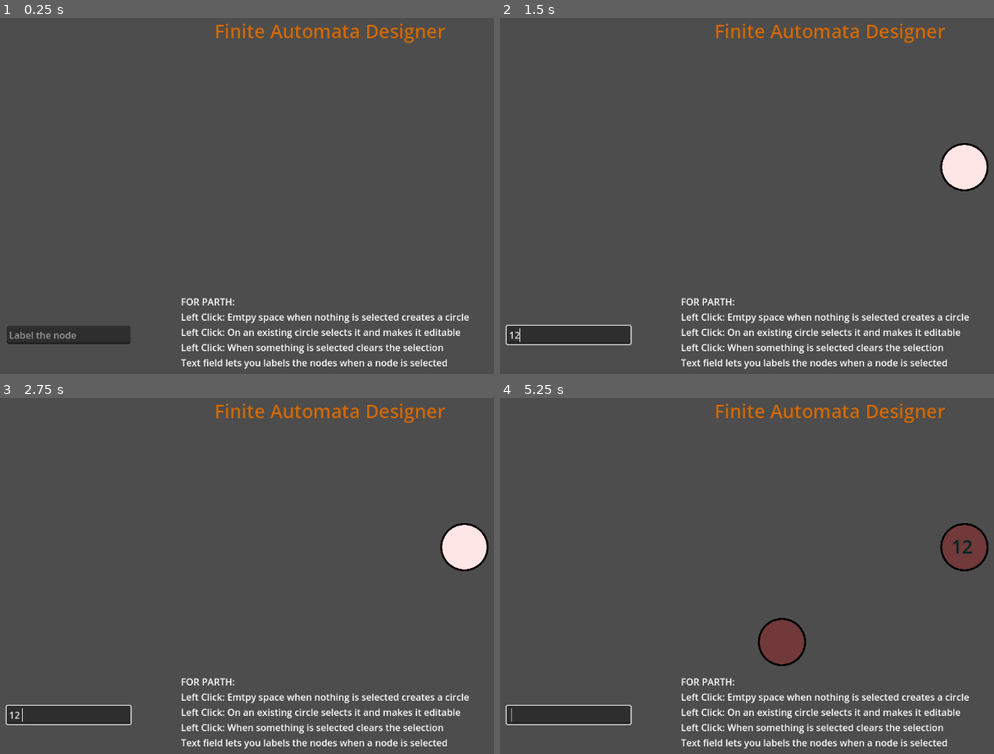
Above: before the commit, frames 1-4 (two rows, left to right).
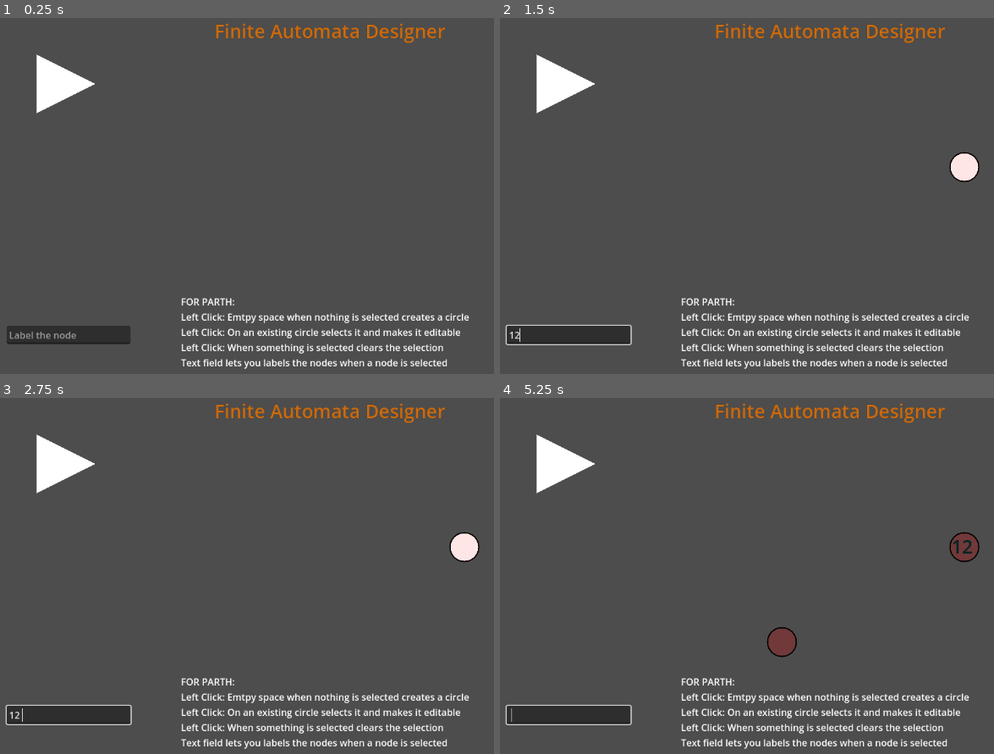
Above: after the commit, the same moments.

Repository: ParthP22/FiniteAutomataDesigner
Game: Godot game, scene res://main.tscn
Same seed, same stepped clock (60 frames per second), same inputs: the game is played once before the commit and once after it. The engine's default icon, where the game draws it, is replaced by a stand-in: a white triangle on a blue panel in a dark square.
Inputs (mouse positions are in pixels of both pictures, inside the frame that each line leads up to):
- Up to frame 1 (0.25 s): no input
- Up to frame 2 (1.5 s): click (569, 334) at 0.52 s; type "12" at 0.6 s; tap Enter at 1.25 s; move the mouse to (964, 167) at 1.27 s; hold Shift (shift_right_click) from 1.28 s (still down); click (964, 167) at 1.42 s
- Up to frame 3 (2.75 s): tap Space at 2 s; move the mouse to (464, 547) at 2.02 s; release Shift (shift_right_click) at 2.03 s; click (464, 547) at 2.1 s; tap Shift (shift_right_click) at 2.3 s
- Up to frame 4 (5.25 s): tap Enter at 2.75, 4.25 s; move the mouse to (885, 483) at 2.77 s; hold Shift (shift_right_click) 2.78-3.53 s; click (885, 483) at 2.92 s; tap Space at 3.5, 5 s; move the mouse to (781, 640) at 3.52 s; tap Shift (shift_right_click) at 3.6, 4.55, 5.1 s; click (781, 640) at 3.67 s; move the mouse to (781, 643) at 4.27 s; press the mouse at (781, 643) at 4.28 s; move the mouse to (613, 508) at 5.02 s; release the mouse at (613, 508) at 5.03 s; click (613, 508) at 5.17 s

The runs differ from the first frame. In frame 1, 1.0% of the frame differs, in the area x 7-20%, y 10-27%; in frame 2, 1.7%; in frame 3, 1.7%; in frame 4, 2.5%, in the area x 7-99%, y 10-76%.

Commit message:
Cont. of trying to draw arrows to show direction from one circle to another

Diff:
--- /dev/null
+++ b/finite-automata-designer/Arrow.tscn
@@ -0,0 +1,6 @@
+[gd_scene load_steps=2 format=3 uid="uid://cjni6lvjqg5dw"]
+
+[ext_resource type="Script" path="res://arrow.gd" id="1_ayvgo"]
+
+[node name="Node2D" type="Node2D"]
+script = ExtResource("1_ayvgo")
--- /dev/null
+++ b/finite-automata-designer/arrow.gd
@@ -0,0 +1,31 @@
+extends Node2D
+
+var node_rad = 26.1725006103516
+var start_node: RigidBody2D = null
+var end_node: RigidBody2D = null
+
+var arrow_head = Polygon2D.new()
+var arrow_shaft = Polygon2D.new()
+
+func _ready():
+	add_child(arrow_head)  # Ensure Polygon2D is part of the scene
+	arrow_head.color = Color(1, 0, 0, 1)  # Red color for visibility
+
+
+func _process(delta):
+	if start_node and end_node:
+		update_arrow()
+
+func update_arrow():
+	var start_pos = start_node.global_position
+	var end_pos = end_node.global_position
+
+	var distance = end_pos.distance_to(start_pos)
+	print(distance)
+
+	var t1 = preload("res://filler.tscn").instantiate()
+	var t2 = preload("res://filler.tscn").instantiate()
+	t1.position = start_pos
+	t2.position = end_pos
+	add_child(t1)
+	add_child(t2)
--- a/finite-automata-designer/fa_node.gd
+++ b/finite-automata-designer/fa_node.gd
@@ -21,10 +21,34 @@
 	_label.text = new_label_text
 
 func add_to_outgoing(node: Object):
-	_out_going_to.append(node)
+	if !_contains_node_out_going(node):
+		_out_going_to.append(node)
+
 
 func add_to_incoming(node: Object):
 	_incoming.append(node)
 
+func _contains_node_out_going(node: Object) -> bool:
+	for n in _out_going_to:
+		if node == n:
+			print("Arrow connecting from this node to the next already exists")
+			return true
+	return false
+
+func _contains_node_incoming(node: Object):
+	for n in _incoming:
+		if n == node:
+			print("The node already points to this one!!")
+			return true
+	return false
+func contains(node: Object):
+	for n in _out_going_to:
+		if n == node:
+			return true
+	for n in _incoming:
+		if n == node:
+			return true
+	return false
+
 func _print_array_size():
 	print(_out_going_to.size())
--- a/finite-automata-designer/fa_node_2.tscn
+++ b/finite-automata-designer/fa_node_2.tscn
@@ -10,20 +10,20 @@
 font_color = Color(0, 0.621665, 0.677136, 1)
 
 [sub_resource type="CircleShape2D" id="CircleShape2D_k03c7"]
-radius = 40.0125
+radius = 26.1725
 
 [node name="FA_Node_2" type="RigidBody2D"]
 gravity_scale = 0.0
 script = ExtResource("1_quw3j")
 
 [node name="PointLight2D" type="PointLight2D" parent="."]
-scale = Vector2(1.5, 1.5)
+scale = Vector2(0.8, 0.8)
 energy = 0.0
 blend_mode = 2
 texture = ExtResource("4_fnl2a")
 
 [node name="Sprite2D" type="Sprite2D" parent="."]
-scale = Vector2(0.160767, 0.160767)
+scale = Vector2(0.1, 0.1)
 texture = ExtResource("2_1gxso")
 
 [node name="Label" type="Label" parent="."]
--- a/finite-automata-designer/filler.tscn
+++ b/finite-automata-designer/filler.tscn
@@ -3,4 +3,5 @@
 [ext_resource type="Texture2D" uid="uid://wl22posoy3mc" path="res://icon.svg" id="1_vrfn4"]
 
 [node name="Sprite2D" type="Sprite2D"]
+scale = Vector2(0.2, 0.2)
 texture = ExtResource("1_vrfn4")
--- a/finite-automata-designer/main.gd
+++ b/finite-automata-designer/main.gd
@@ -1,12 +1,19 @@
 extends Node2D
 var _preloaded_fa_node = preload("res://fa_node_2.tscn")
-var _selected_node: PhysicsBody2D = null
+var _selected_node: RigidBody2D = null
 var _text_field: LineEdit = null
 var _all_nodes: Array = []
 
 # Called when the node enters the scene tree for the first time.
 func _ready():
 	_text_field = get_child(1).get_child(1)
+	var arrow_node = Polygon2D.new()
+	arrow_node.polygon = PackedVector2Array([
+		Vector2(100,  100),
+		Vector2(100, 200),
+		Vector2(200, 150)
+	])
+	add_child(arrow_node)
 #
 # Called every frame. 'delta' is the elapsed time since the previous frame.
 func _process(delta):
@@ -89,10 +96,11 @@
 				# points from _selected_node -> other_node
 				_selected_node.add_to_outgoing(node)
 				node.add_to_incoming(_selected_node)
-				var temp = preload("res://filler.tscn")
-				var tempNode = temp.instantiate()
-				tempNode.position = _selected_node.position.lerp(node.position, 0.5)
-				add_child(tempNode)
+				var arrow = preload("res://Arrow.tscn").instantiate()
+				arrow.start_node = _selected_node
+				arrow.end_node = node
+				add_child(arrow)
+
 				print("connected *funny little dance*")
 				return
 		print("hit nothing")
